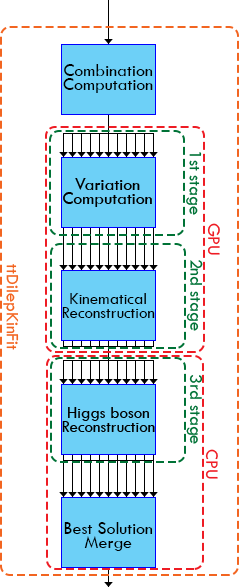
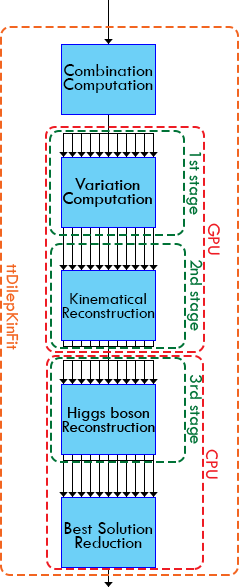
Revision of a layered 240x588 image; what changed, layer by layer:
renamed "Best Solution Merge" to "Best Solution Reduction", painted on it over [75, 536, 142, 551]
